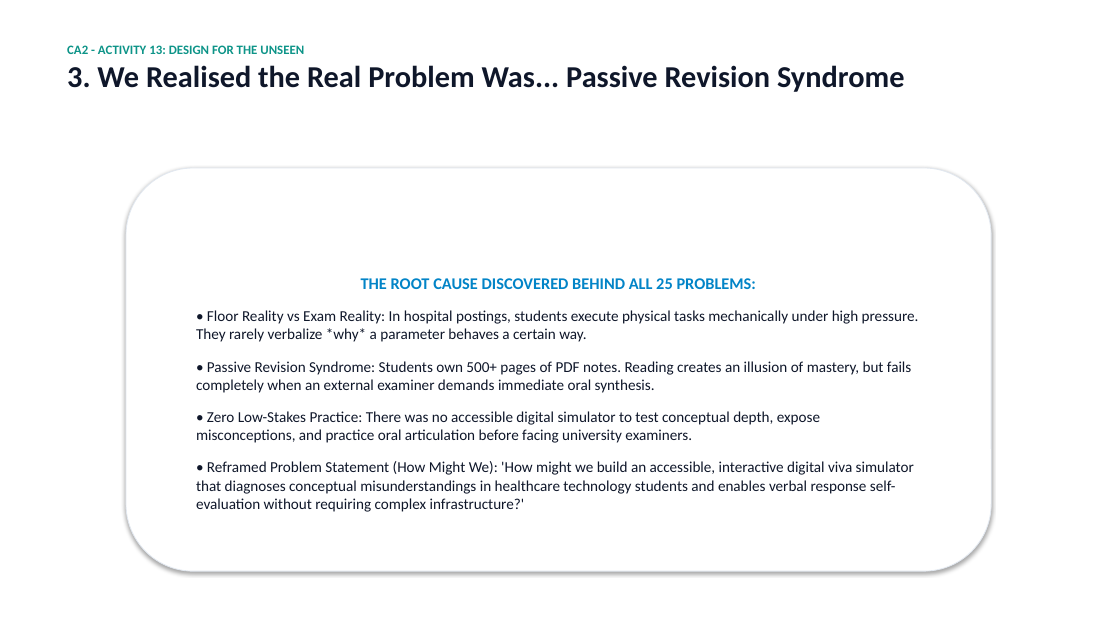
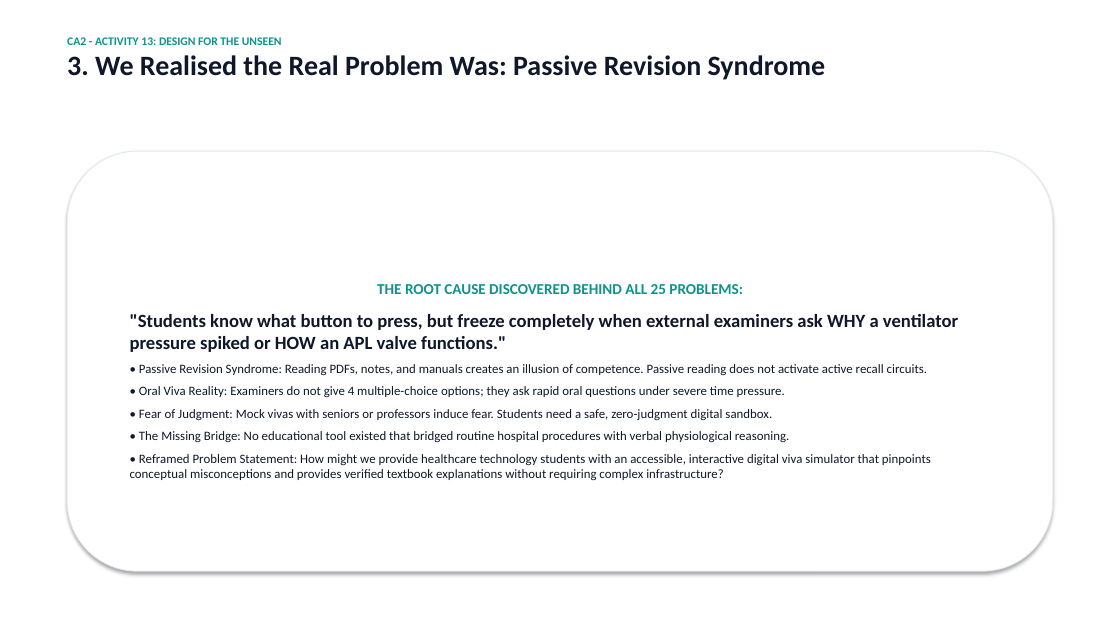
Before and after one commit to Tarun-Teja-74/MEDskill-ai, a slide deck: slide 4 of MedSkill_AI_Final_Presentation.pptx. Drawn at 1120x630 pixels with LibreOffice and Linux fonts; fonts in the diff are those of the drawing. Boxes give left, top, right and bottom in pixels: in the first picture for what was removed or moved away, otherwise in the second. Text is boxed around its words. In the diff, an @@ line names an element or a change of style, - is before the commit and + after.

Commit message:
Add Chatbot vs Dedicated Viva Trainer comparative analysis, 30s timer, and cram sheet features across presentation and report

```diff
--- a/MedSkill_AI_Final_Presentation.pptx
+++ b/MedSkill_AI_Final_Presentation.pptx
@@ text at <box>67,55,826,80</box>: text changed; size 26 to 24 pt @@
-3. We Realised the Real Problem Was... Passive Revision Syndrome
+3. We Realised the Real Problem Was: Passive Revision Syndrome
@@ text at <box>67,37,282,45</box>: size 11 to 10 pt in "CA2 - ACTIVITY 13: DESIGN FOR THE ..." @@
@@ text "CA2 - ACTIVITY 13: DESIGN ...": place and size @@
-text "CA2 - ACTIVITY 13: DESIGN ..." at <box>67,45,904,92</box>
+text "CA2 - ACTIVITY 13: DESIGN ..." at <box>67,37,826,80</box>
@@ rounded rectangle "THE ROOT CAUSE DISCOVERED BEHIND ...": place and size @@
-rounded rectangle "THE ROOT CAUSE DISCOVERED BEHIND ..." at <box>126,168,991,571</box>
+rounded rectangle "THE ROOT CAUSE DISCOVERED BEHIND ..." at <box>67,151,1053,571</box>
@@ text in rounded rectangle at <box>377,284,742,294</box>: size 14 to 13 pt, text colour #0284C7 to #0D9488 in "THE ROOT CAUSE DISCOVERED BEHIND ALL 25 ..." @@
@@ text in rounded rectangle at <box>130,314,958,481</box>: text changed; size 13 to 11 pt @@
-• Floor Reality vs Exam Reality: In hospital postings, students execute physical tasks mechanically under high pressure. They rarely verbalize *why* a parameter behaves a certain way.
-• Passive Revision Syndrome: Students own 500+ pages of PDF notes. Reading creates an illusion of mastery, but fails completely when an external examiner demands immediate oral synthesis.
-• Zero Low-Stakes Practice: There was no accessible digital simulator to test conceptual depth, expose misconceptions, and practice oral articulation before facing university examiners.
-• Reframed Problem Statement (How Might We): 'How might we build an accessible, interactive digital viva simulator that diagnoses conceptual misunderstandings in healthcare technology students and enables verbal response self-evaluation without requiring complex infrastructure?'
+"Students know what button to press, but freeze completely when external examiners ask WHY a ventilator pressure spiked or HOW an APL valve functions."
+• Passive Revision Syndrome: Reading PDFs, notes, and manuals creates an illusion of competence. Passive reading does not activate active recall circuits.
+• Oral Viva Reality: Examiners do not give 4 multiple-choice options; they ask rapid oral questions under severe time pressure.
+• Fear of Judgment: Mock vivas with seniors or professors induce fear. Students need a safe, zero-judgment digital sandbox.
+• The Missing Bridge: No educational tool existed that bridged routine hospital procedures with verbal physiological reasoning.
+• Reframed Problem Statement: How might we provide healthcare technology students with an accessible, interactive digital viva simulator that pinpoints conceptual misconceptions and provides verified textbook explanations without requiring complex infrastructure?
```
Also in this commit, not shown: 5 other slides changed, 2 slides added, 2 slides removed, 4 other files.
